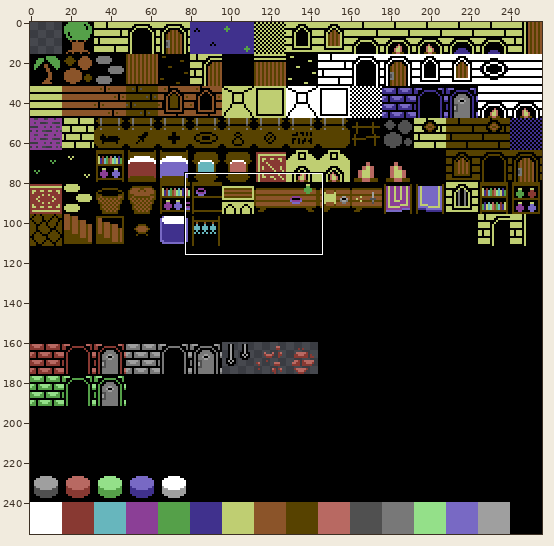
Pixel-art file, stored at Art/Tileset.aseprite. The first picture is a wide view before the edit; the outline marks the close-up.
Close-up. Earlier state:
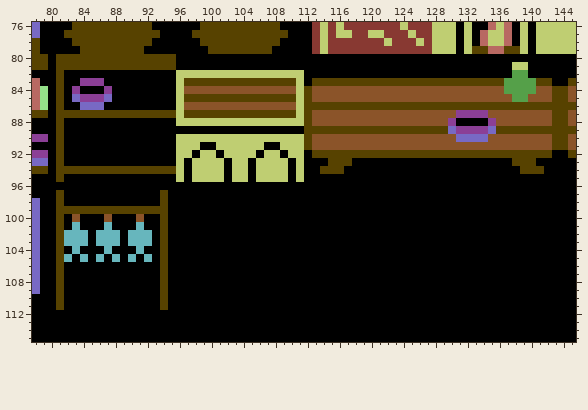
256x256 pixels, 1 frame. Shown: x 78..145, y 76..115. The commit also changed other parts of the picture, which this record leaves out.
The result:
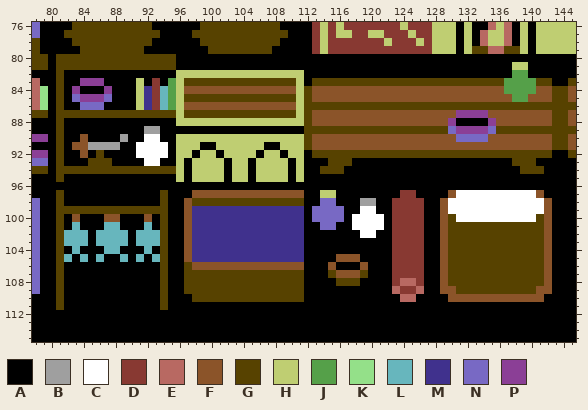
Palette (. is transparent): A #000000  B #9f9f9f  C #ffffff  D #883932  E #b86962  F #8b5429  G #574200  H #bfce72  J #55a049  K #94e089  L #67b6bd  M #40318d  N #7869c4  P #8b3f96
Diff:
Changed rows in their new state; - is an unchanged pixel.
first column x 83:
 83 --------H-D-J
 84 --------HMDLJ
 85 --------HMDLJ
 86 --------HMDLJ
 89 ---------BB--
 90 -F----B--CC--
 91 FFBBBB--CCCC-
 92 -F-G----CCCC-
 93 --GGG----CC--
first column x 88:
 97 ----------FFFFFFFFFFFFFF--HH--------DD----FCCCCCCCCCCF-
 98 ---------FGGGGGGGGGGGGGG--NN---BB--DDDD--FCCCCCCCCCCCCF
 99 ---------FMMMMMMMMMMMMMM-NNNN--CC--DDDD--FCCCCCCCCCCCCF
100 F--AF----FMMMMMMMMMMMMMM-NNNN-CCCC-DDDD--FGCCCCCCCCCCGF
101 L--AL----FMMMMMMMMMMMMMM--NN--CCCC-DDDD--FGGGGGGGGGGGGF
102 -LA--L---FMMMMMMMMMMMMMM-------CC--DDDD--FGGGGGGGGGGGGF
103 -LA--L---FMMMMMMMMMMMMMM-----------DDDD--FGGGGGGGGGGGGF
104 L--AL----FMMMMMMMMMMMMMM-----------DDDD--FGGGGGGGGGGGGF
105 ALALAL---FMMMMMMMMMMMMMM----FFF----DDDD--FGGGGGGGGGGGGF
106 ---------GFFFFFFFFFFFFFF---F---F---DDDD--FGGGGGGGGGGGGF
107 ---------GGGGGGGGGGGGGGG---GFFFG---DDDD--FGGGGGGGGGGGGF
108 ---------GGGGGGGGGGGGGGG----GGG----DEED--FGGGGGGGGGGGGF
109 ---------GGGGGGGGGGGGGGG-----------EDDE--FFGGGGGGGGGGFF
110 ----------GGGGGGGGGGGGGG------------EE----FFFFFFFFFFFF-
